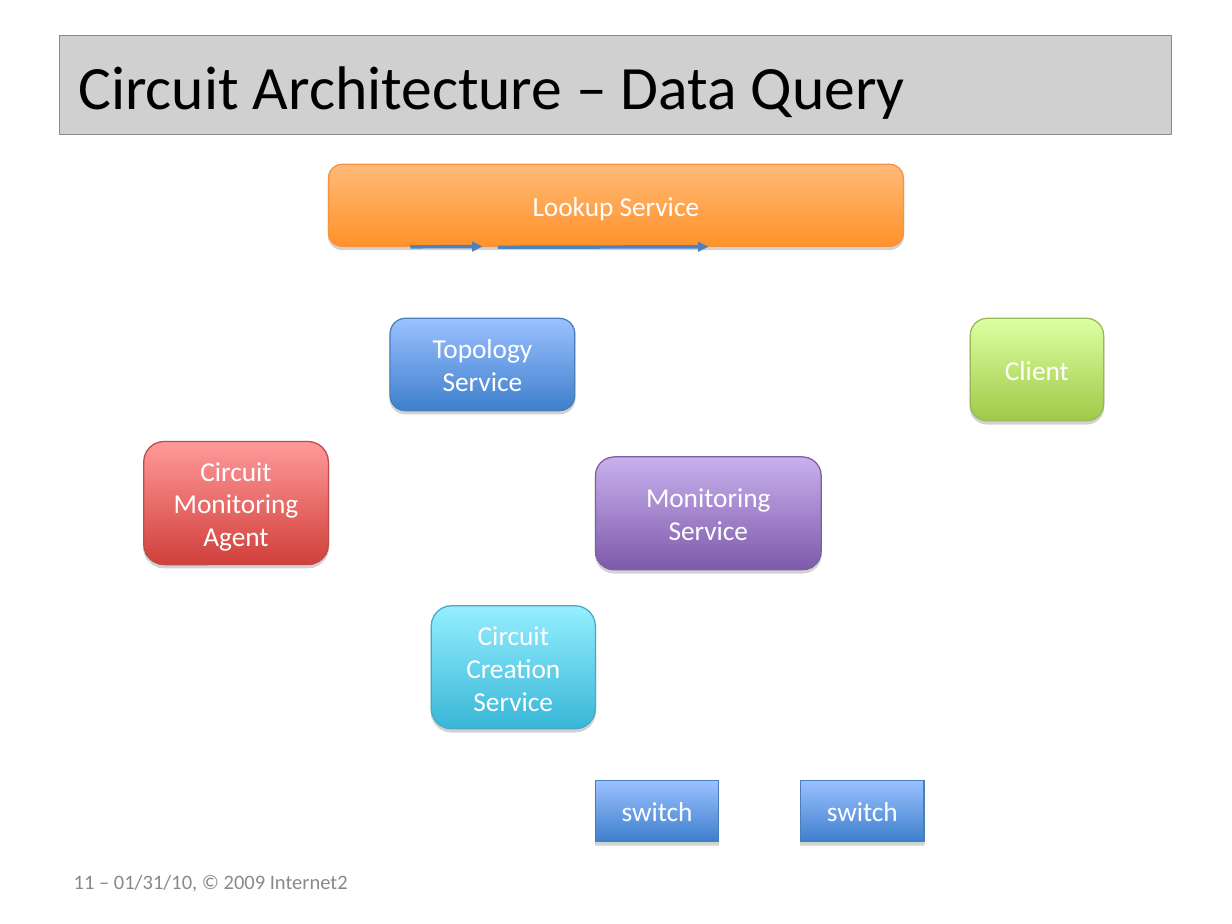
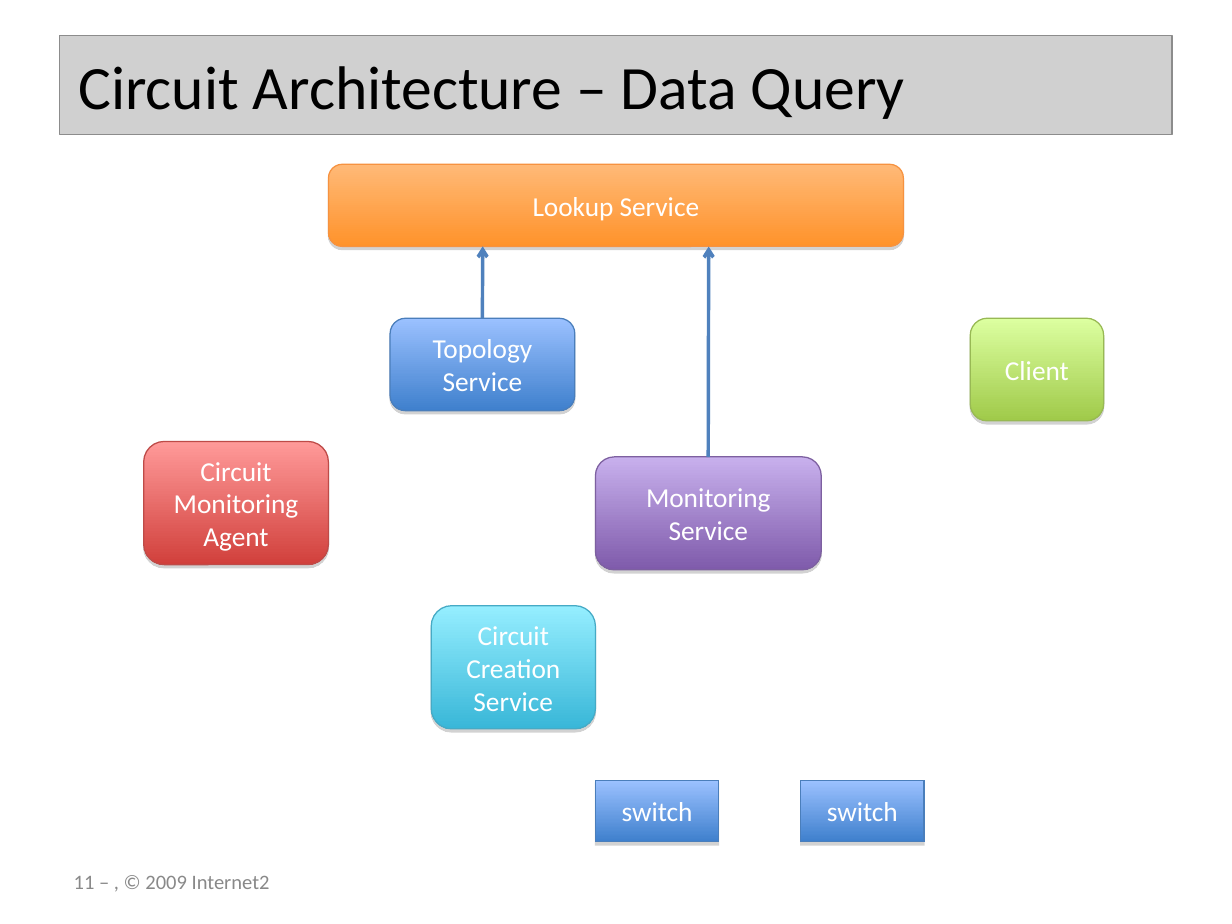
Before and after one commit to perfsonar/historical, a slide deck: slide 11 of 20100131Meet/20100131-circuit_monitoring.ppt. Drawn at 1232x924 pixels with LibreOffice and Linux fonts; fonts in the diff are those of the drawing; grey boxes stand for pictures; background and template pictures are left out. Boxes give left, top, right and bottom in pixels: in the first picture for what was removed or moved away, otherwise in the second. Text is boxed around its words. In the diff, an @@ line names an element or a change of style, - is before the commit and + after.

```diff
--- a/20100131Meet/20100131-circuit_monitoring.ppt
+++ b/20100131Meet/20100131-circuit_monitoring.ppt
@@ arrow moved from (410, 246) - (483, 246) to (483, 318) - (483, 246) @@
@@ arrow (483, 318) - (483, 246): arrowheads changed @@
@@ arrow removed from (498, 248) to (708, 246) @@
@@ arrow added from (708, 457) to (708, 246), #4F81BD 2.01 pt @@
@@ page number at bbox=[74, 876, 270, 889]: text changed @@
-11 – 01/31/10, © 2009 Internet2
+11 – , © 2009 Internet2
```
Also in this commit, not shown: 12 other slides changed.
